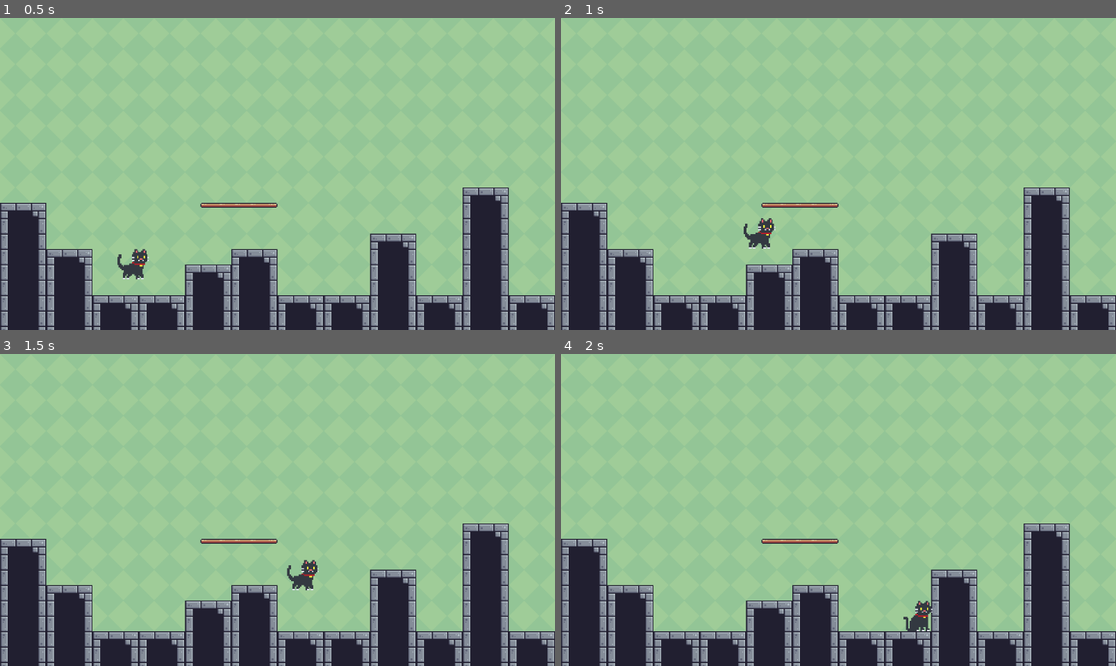
Above: before the commit, frames 1-4 (two rows, left to right).
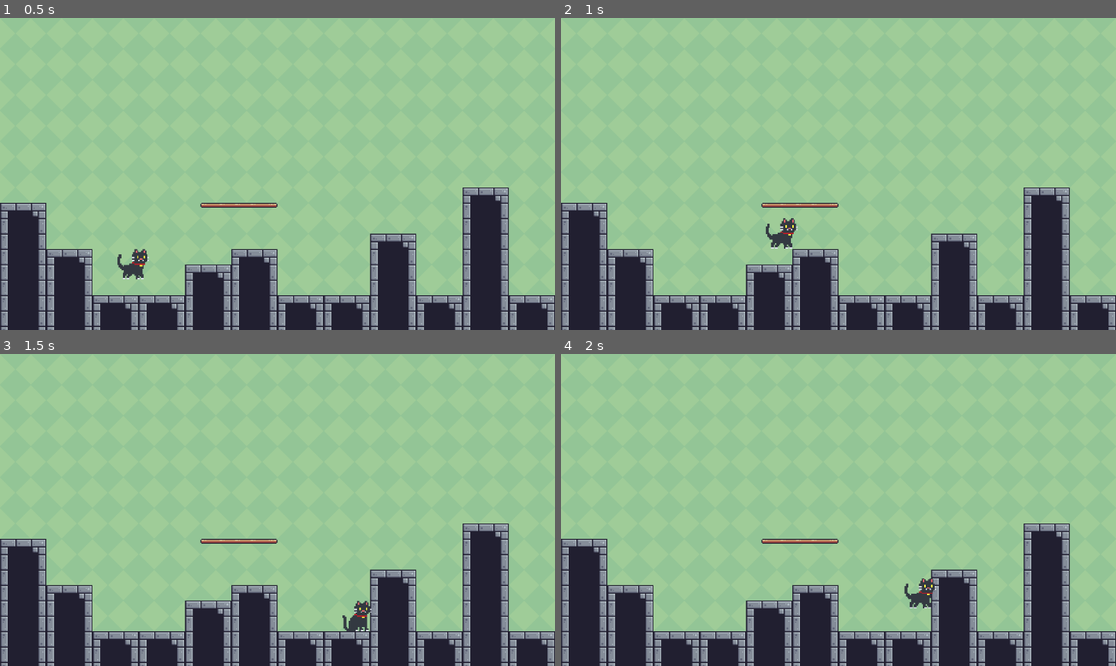
Above: after the commit, the same moments.

Repository: hardynoah/CodenameCat_Alpha
Game: Godot game, scene res://main.tscn
The game is run twice, just before and just after one commit, with the same random seed, the same clock (stepped at 60 frames per second) and the same inputs.
Inputs:
- Up to frame 1 (0.5 s): no input
- Up to frame 2 (1 s): hold Right (right) from 0.53 s (still down); hold Shift (sprint) from 0.53 s (still down); tap Up (jump) at 0.77 s
- Up to frame 3 (1.5 s): keep holding Right (right); release Shift (sprint) at 1.28 s; tap Shift (sprint) at 1.35 s
- Up to frame 4 (2 s): keep holding Right (right); tap Up (jump) at 1.52 s

Frame 1 is identical in both runs. In frame 2, 0.6% of the frame differs, in the area x 32-43%, y 64-74%; in frame 3, 0.6%, in the area x 51-67%, y 65-89%; in frame 4, 0.6%.

Commit message:
Revert "Updated Cat Movement Speeds"
This reverts commit 6271ba54667a1552f53d2091bb6d0d8eb6d54a25.

Diff:
--- a/scenes/main_character.gd
+++ b/scenes/main_character.gd
@@ -2,8 +2,8 @@
 
 @onready var sprite_2d = $Sprite2D
 
-const SPEED = 250.0
-const SPRINT_SPEED = 500.0
+const SPEED = 350.0
+const SPRINT_SPEED = 4150.0
 const JUMP_VELOCITY = -720.0
 
 # Get the gravity from the project settings to be synced with RigidBody nodes.
